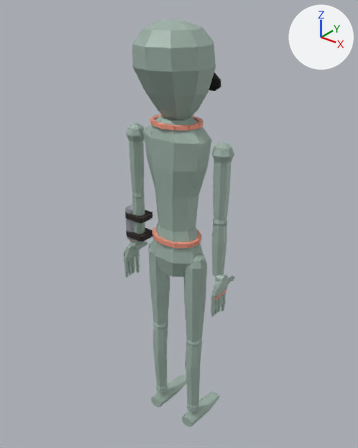
An edit to the glTF model game/player/robot/kits/alien.glb, drawn before and after from the same camera.
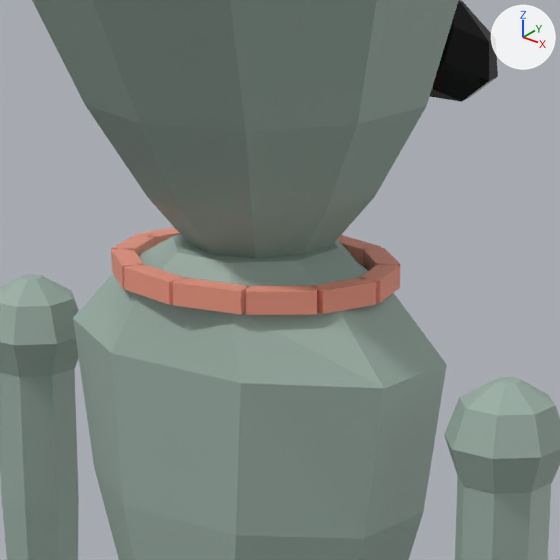
The first picture shows the older version from a camera (50 mm lens) standing at (1.171, -1.449, 1.954) and looking at (-0.035, 0.059, 1.019). The close-ups show the older and then the newer version on the part from 36% to 65% of the width and 16% to 39% of the height of that picture. Only the edits that show in the close-ups are written down. Lighting does not change. The marker at upper right points along +X, +Y and +Z. Vertices at exactly the same position are counted once.

Objects in the first close-up: 'Alien'.
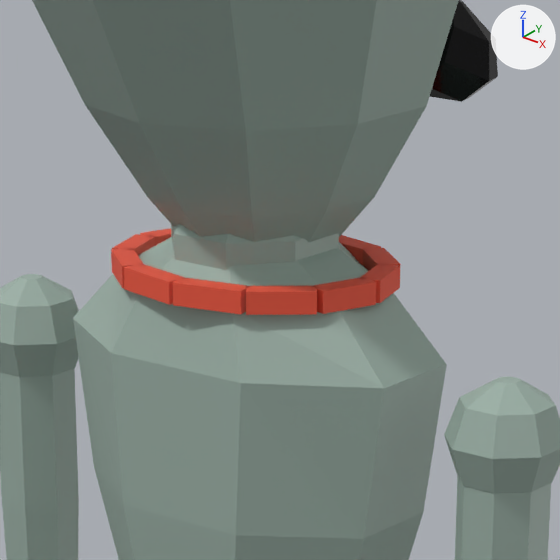
The edits, one by one:
Material 'accent' (mat_accent) changes colour from beige #f9a089 to red #f25940; in linear values from (0.95, 0.35, 0.25) to (0.89, 0.101, 0.0509).
me_alien is used by ob_alien; location (0.0, 0.0, 0.0).
me_alien had 2154 vertices, 3876 faces and spanned x -0.27..0.26, y -0.16..0.2, z 0.0..1.84.
me_alien now has 2522 vertices, 4584 faces and spans x -0.27..0.26, y -0.16..0.2, z 0.0..1.84.
me_alien part 1: a new loose piece of 48 vertices spanning x -0.06..0.06, y -0.06..0.06, z 1.45..1.55, in mat_armor_alien (grey #9eb3a8).
Other edits to the shape of me_alien do not show in these pictures.

Where the change shows, as pixel boxes [x1, y1, x2, y2] in the close-ups (560 x 560 px):
'Alien', recoloured, reshaped (beige to red)
    both: [0, 0, 560, 560]
part 1 of me_alien, added
    after: [171, 224, 339, 270]
